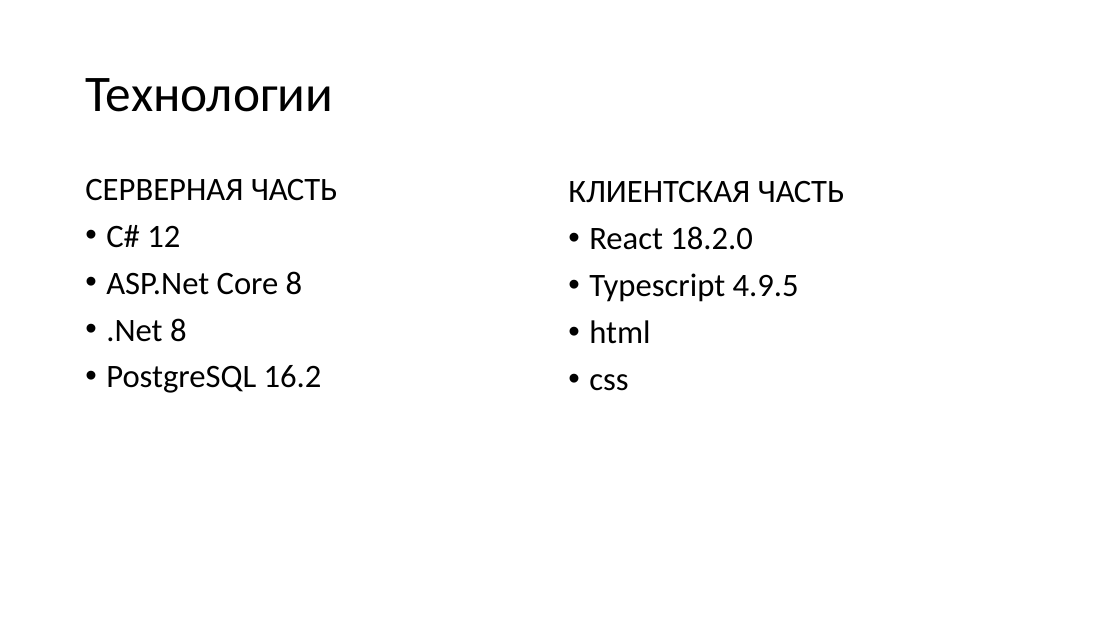
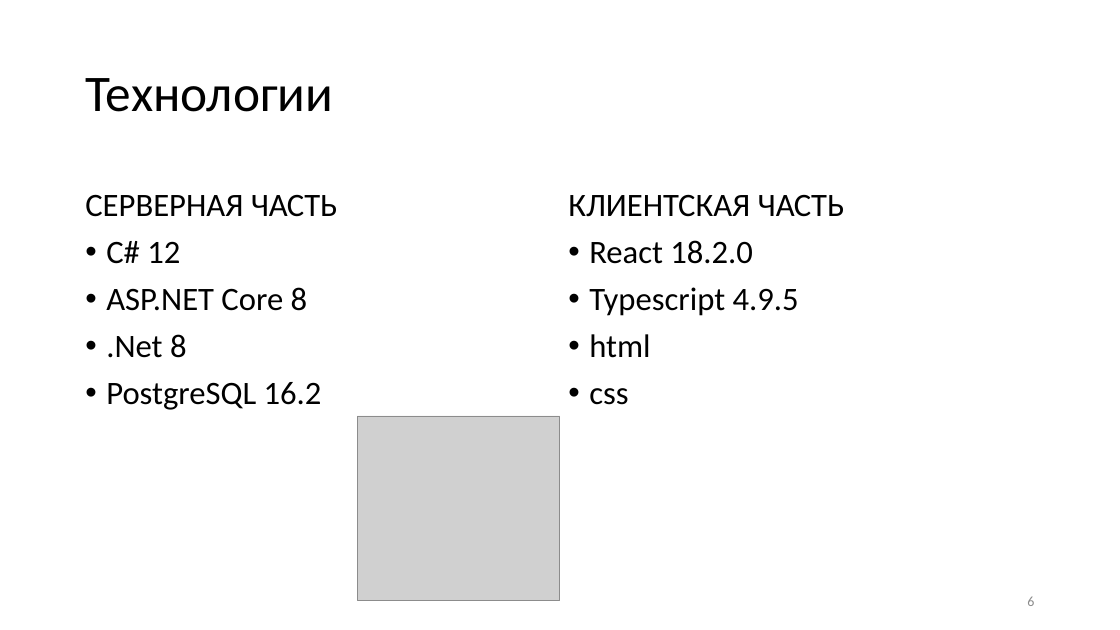
Before and after one commit to egoistique/TravelWithFriends, a slide deck: slide 6 of documentation/Презентация.pptx (slide 5 before the commit). Drawn at 1120x630 pixels with LibreOffice and Linux fonts; fonts in the diff are those of the drawing; grey boxes stand for pictures. Boxes give left, top, right and bottom in pixels: in the first picture for what was removed or moved away, otherwise in the second. Text is boxed around its words. In the diff, an @@ line names an element or a change of style, - is before the commit and + after.

```diff
--- a/documentation/Презентация.pptx
+++ b/documentation/Презентация.pptx
@@ text "СЕРВЕРНАЯ ЧАСТЬ": place and size @@
-text "СЕРВЕРНАЯ ЧАСТЬ" at [85,178,338,393]
+text "СЕРВЕРНАЯ ЧАСТЬ" at [85,194,338,410]
@@ text "КЛИЕНТСКАЯ ЧАСТЬ": place and size @@
-text "КЛИЕНТСКАЯ ЧАСТЬ" at [568,180,845,391]
+text "КЛИЕНТСКАЯ ЧАСТЬ" at [568,194,845,405]
@@ text at [106,287,308,311]: text changed @@
-• ASP.Net Core 8
+• ASP.NET Core 8
@@ picture added at [357,416,560,601] @@
@@ page number added at [1027,597,1034,606], 12 pt, text #8C8C8C @@
+6
```
Also in this commit, not shown: 7 other slides changed, 4 slides added, 5 slides removed, 1 other file.
